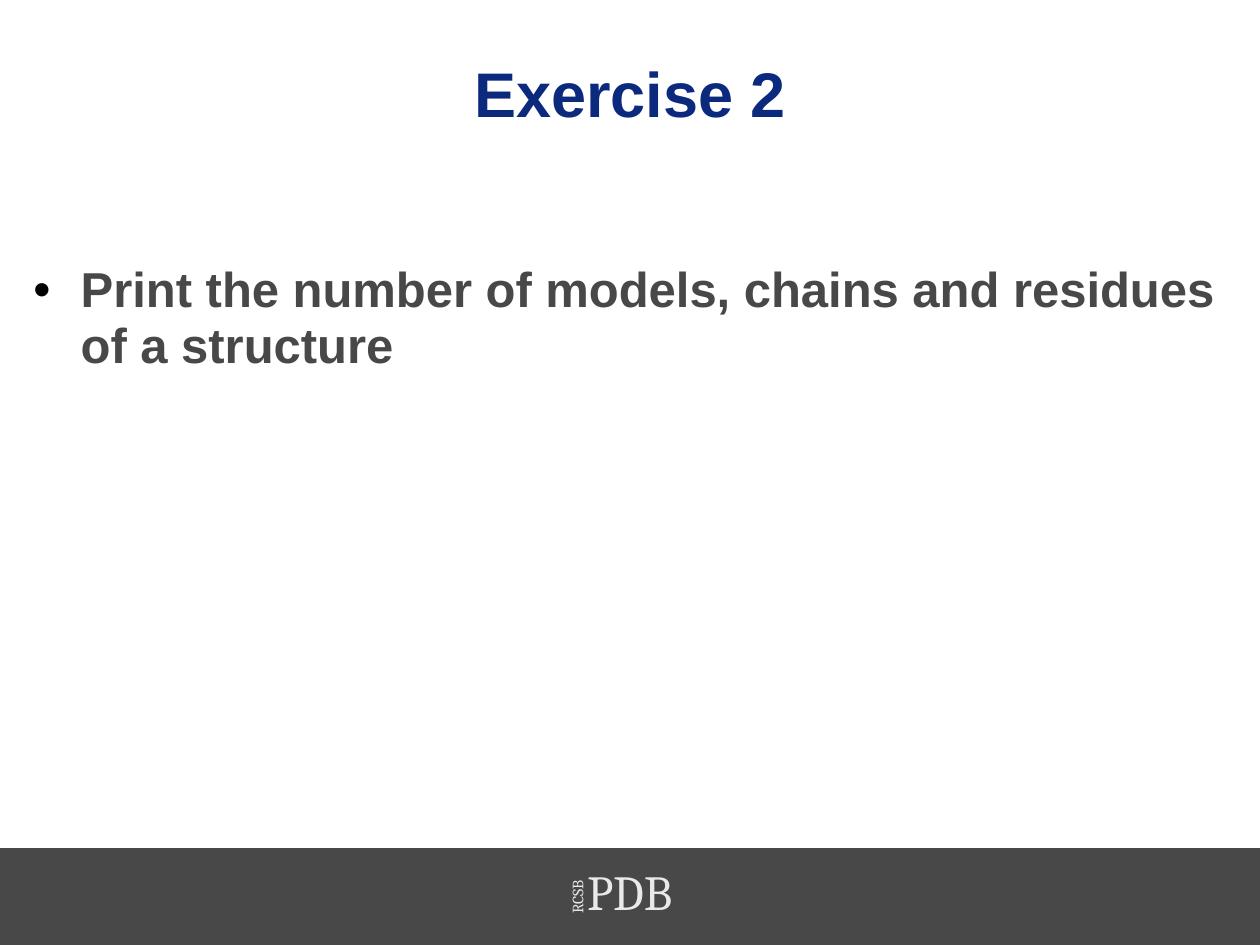
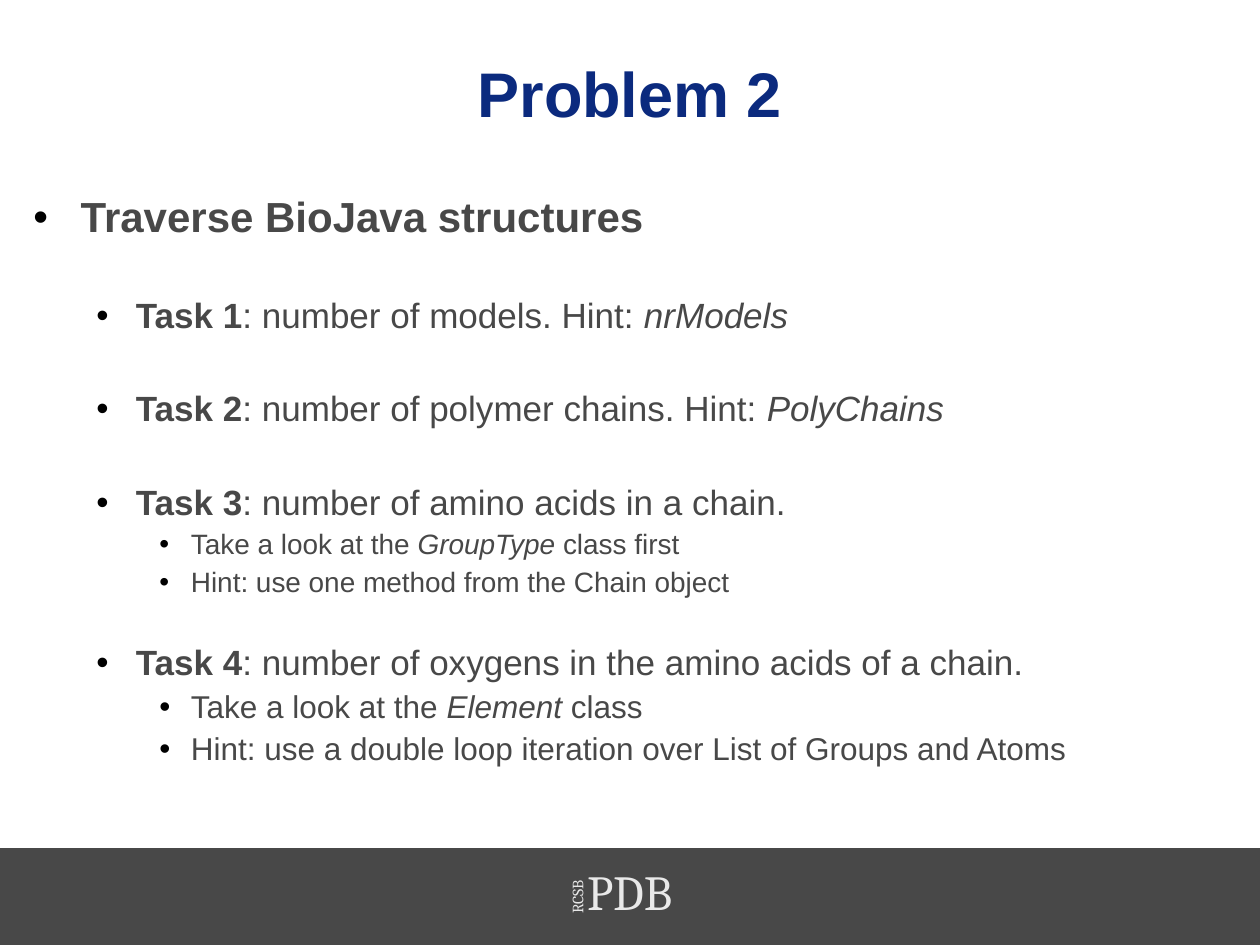
Before and after one commit to sbl-sdsc/mmtf-workshop-2017, a slide deck: slide 19 of 6-biojava/MMTF2017-BioJava.pptx (slide 16 before the commit). Drawn at 1260x945 pixels with LibreOffice and Linux fonts; fonts in the diff are those of the drawing; background and template pictures are left out. Boxes give left, top, right and bottom in pixels: in the first picture for what was removed or moved away, otherwise in the second. Text is boxed around its words. In the diff, an @@ line names an element or a change of style, - is before the commit and + after.

```diff
--- a/6-biojava/MMTF2017-BioJava.pptx
+++ b/6-biojava/MMTF2017-BioJava.pptx
@@ title at <box>478,71,782,118</box>: text changed @@
-Exercise 2
+Problem 2
@@ text at <box>81,201,1066,766</box>: text changed; size 28 to 20 pt; bold off @@
-• Print the number of models, chains and residues of a structure
+• Traverse BioJava structures
+  • Task 1: number of models. Hint: nrModels
+  • Task 2: number of polymer chains. Hint: PolyChains
+  • Task 3: number of amino acids in a chain.
+    • Take a look at the GroupType class first
+    • Hint: use one method from the Chain object
+  • Task 4: number of oxygens in the amino acids of a chain.
+    • Take a look at the Element class
+    • Hint: use a double loop iteration over List of Groups and Atoms
```
Also in this commit, not shown: 12 other slides changed, 6 slides added, 3 slides removed.
